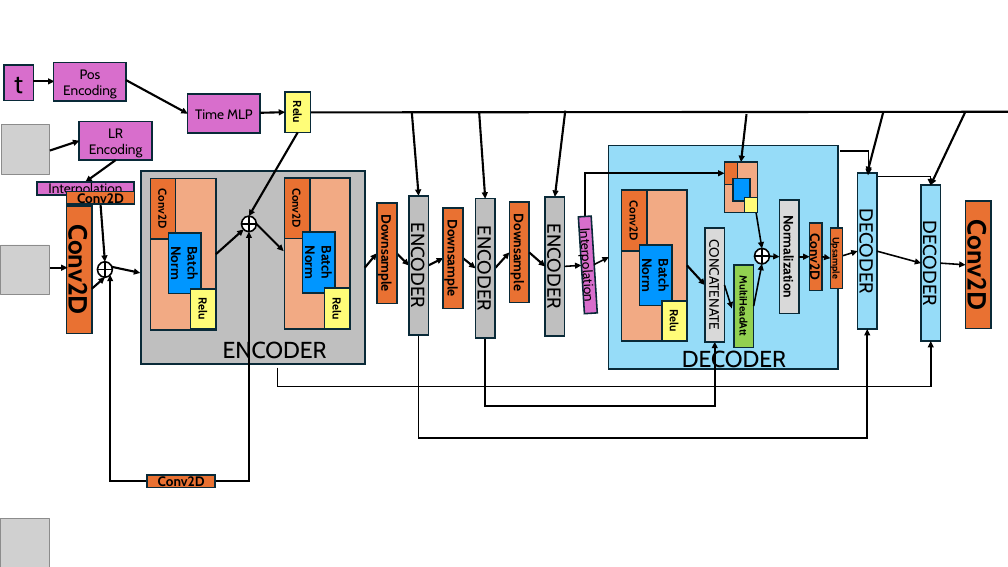
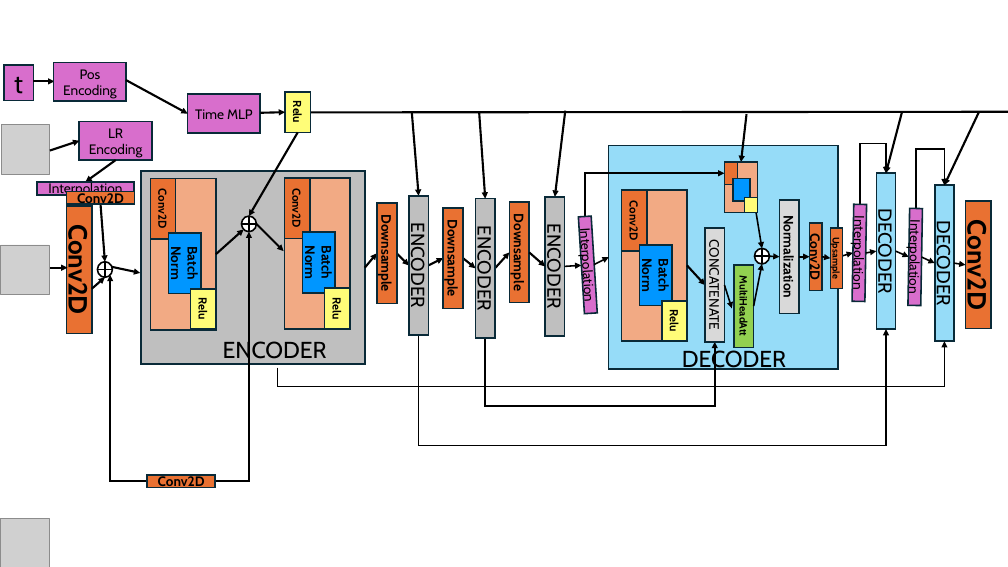
Before and after one commit to AdrianoEttari/pansharpening, a slide deck: slide 11 of models_representation.pptx. Drawn at 1008x567 pixels with LibreOffice and Linux fonts; fonts in the diff are those of the drawing; grey boxes stand for pictures. Boxes give left, top, right and bottom in pixels: in the first picture for what was removed or moved away, otherwise in the second. Text is boxed around its words. In the diff, an @@ line names an element or a change of style, - is before the commit and + after.

Commit message:
completed multihead first trial architecture

```diff
--- a/models_representation.pptx
+++ b/models_representation.pptx
@@ arrow moved from (883, 112) - (867, 173) to (902, 112) - (886, 173) @@
@@ arrow moved from (966, 112) - (931, 185) to (979, 112) - (944, 185) @@
@@ elbow arrow moved from (840, 151) - (868, 175) to (861, 204) - (886, 173) @@
@@ elbow arrow moved from (879, 177) - (931, 185) to (917, 209) - (944, 185) @@
@@ rectangle "DECODER": place and size @@
-rectangle "DECODER" at [858, 173, 877, 329]
+rectangle "DECODER" at [876, 173, 896, 329]
@@ rectangle added at [853, 204, 867, 301], fill #D86ECC, outline #092A39 1.5 pt, 13 pt, text #000000 @@
+Interpolation
@@ rectangle added at [908, 208, 922, 305], fill #D86ECC, outline #092A39 1.5 pt, 13 pt, text #000000 @@
+Interpolation
@@ rectangle "DECODER": place and size @@
-rectangle "DECODER" at [921, 185, 941, 341]
+rectangle "DECODER" at [935, 185, 954, 341]
@@ arrow moved from (839, 257) - (858, 251) to (839, 257) - (853, 253) @@
@@ arrow added from (866, 253) to (876, 251), #000000 1.5 pt @@
@@ arrow moved from (877, 251) - (921, 263) to (896, 251) - (909, 257) @@
@@ arrow added from (922, 257) to (935, 263), #000000 1.5 pt @@
@@ arrow moved from (941, 263) - (966, 265) to (954, 263) - (966, 265) @@
@@ elbow arrow moved from (419, 335) - (867, 329) to (419, 335) - (886, 329) @@
@@ elbow arrow moved from (278, 368) - (931, 341) to (278, 368) - (944, 341) @@
```
